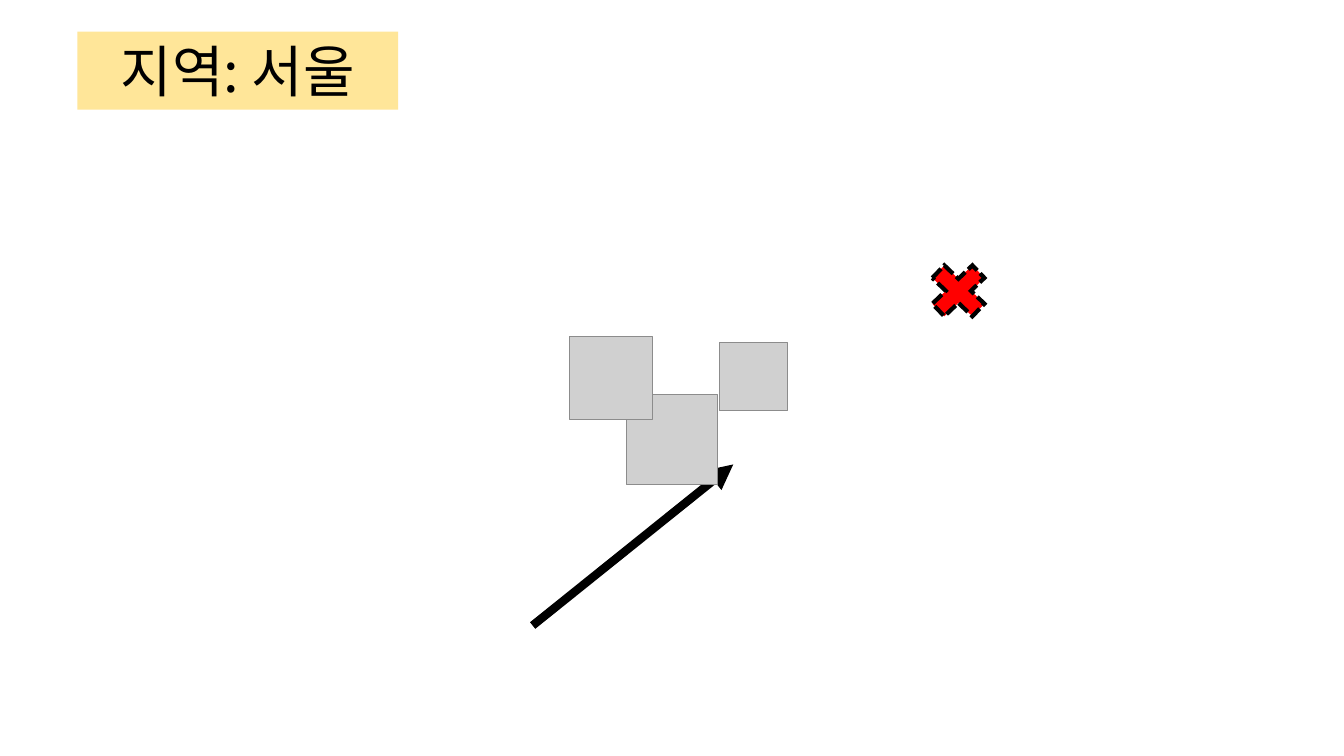
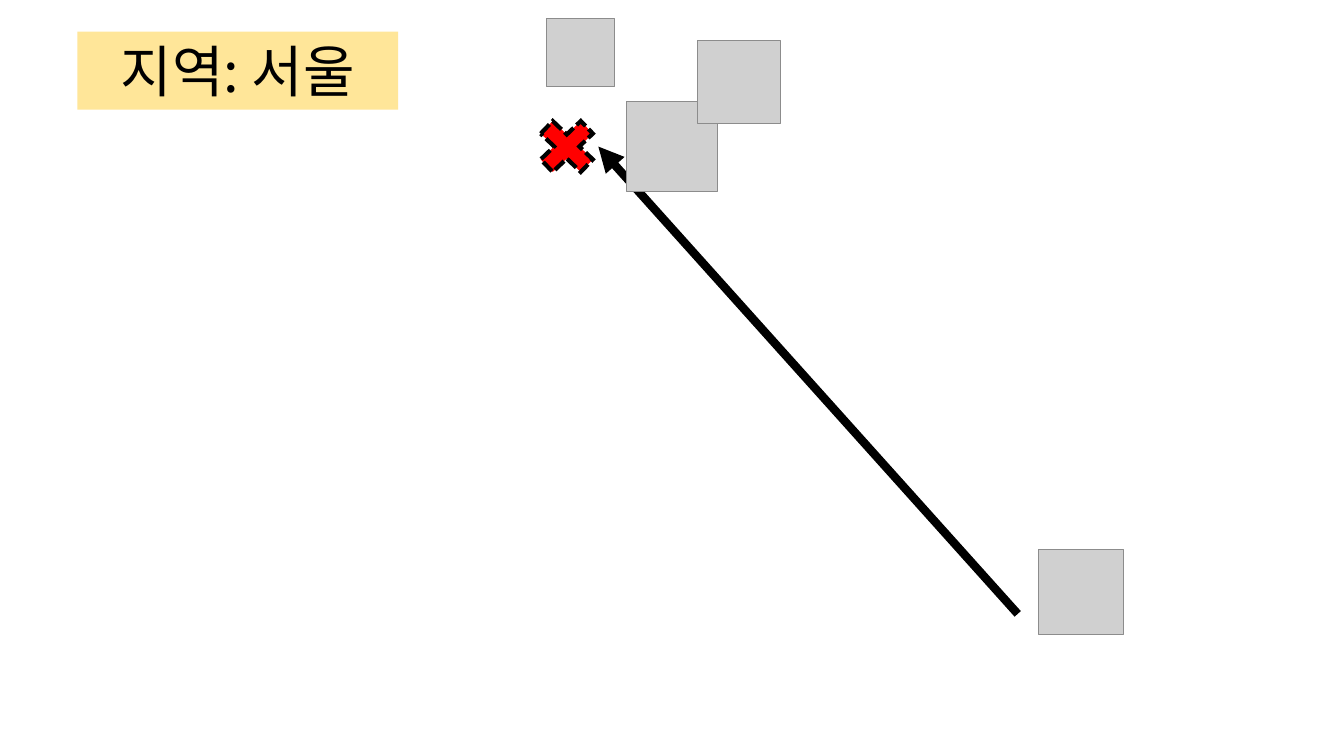
Before and after one commit to kyungsook/covid-19-notification, a slide deck: slide 14 of video.pptx (slide 10 before the commit). Drawn at 1344x756 pixels with LibreOffice and Linux fonts; fonts in the diff are those of the drawing; grey boxes stand for pictures; background and template pictures are left out. Boxes give left, top, right and bottom in pixels: in the first picture for what was removed or moved away, otherwise in the second. Text is boxed around its words. In the diff, an @@ line names an element or a change of style, - is before the commit and + after.

```diff
--- a/video.pptx
+++ b/video.pptx
@@ picture: place and size @@
-picture at [720, 343, 788, 411]
+picture at [546, 19, 615, 88]
@@ picture: place and size @@
-picture at [570, 337, 652, 419]
+picture at [698, 40, 780, 123]
@@ cross: place and size @@
-cross at [921, 254, 997, 328]
+cross at [528, 110, 605, 184]
@@ picture: place and size @@
-picture at [627, 394, 718, 485]
+picture at [627, 101, 718, 192]
@@ arrow moved from (532, 626) - (733, 465) to (1018, 614) - (599, 146) @@
@@ picture added at [1038, 549, 1123, 634] @@
```
Also in this commit, not shown: 1 other slide changed, 12 slides added, 7 slides removed, 4 other files.
